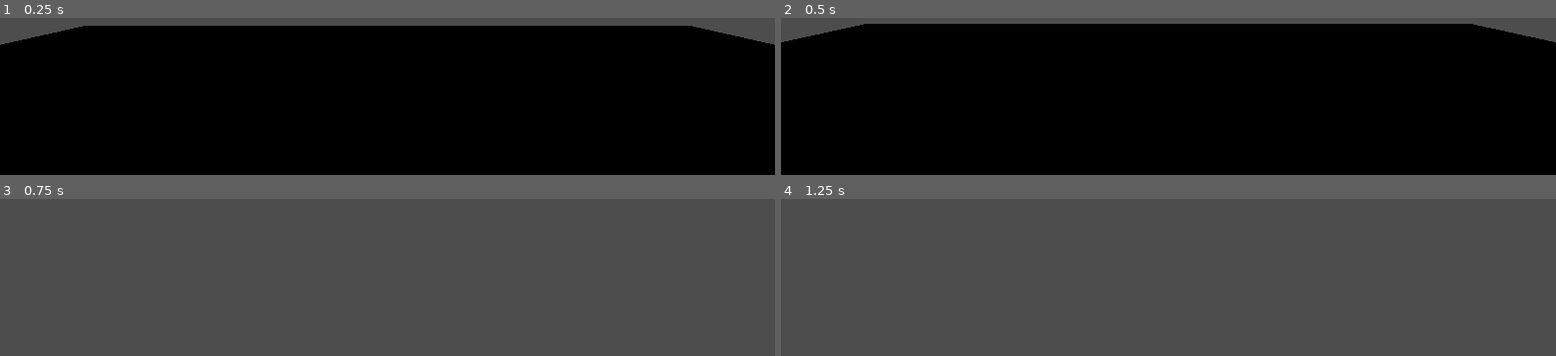
Above: before the commit, frames 1-4 (two rows, left to right).
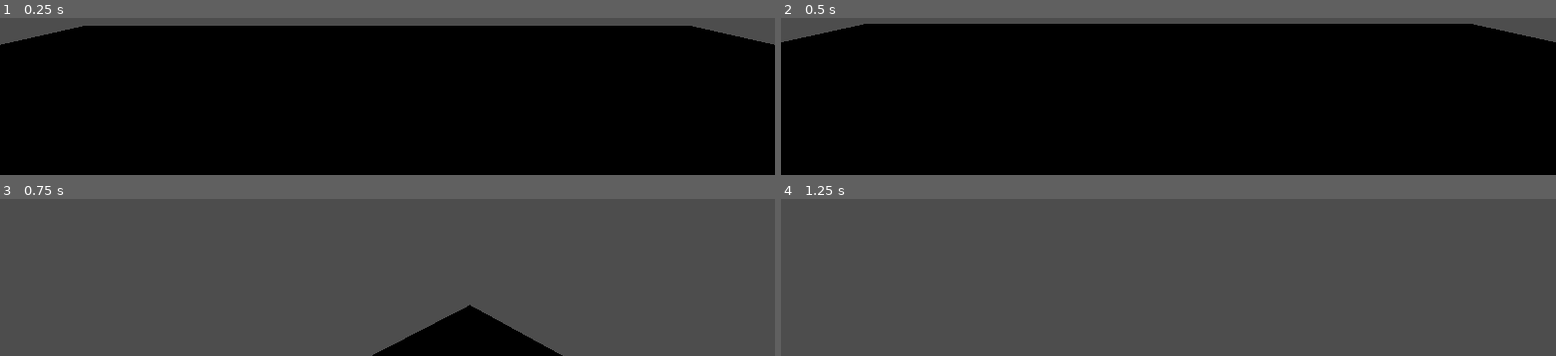
Above: after the commit, the same moments.

Repository: joshuajohncohen/Train-Game
Game: Godot game, scene res://node_3d.tscn
Two runs of this game, one before a commit and one after it. Both use one fixed random seed, a clock stepped at 60 frames per second and the inputs below.
Inputs (mouse positions are in pixels of both pictures, inside the frame that each line leads up to):
- Up to frame 1 (0.25 s): no input
- Up to frame 2 (0.5 s): no input
- Up to frame 3 (0.75 s): move the mouse to (outside the picture) at 0.52 s; hold W (move_forward) from 0.53 s (still down); tap Space (move_jump) at 0.6 s
- Up to frame 4 (1.25 s): keep holding W (move_forward); tap Space (move_jump) at 0.77, 1.07 s

Frames 1-2 are identical in both runs. In frame 3, 4.0% of the frame differs, in the area x 48-73%, y 67-100%; in frame 4, nothing differs.

Commit message:
No jump mid-air

Diff:
--- a/move_player.gd
+++ b/move_player.gd
@@ -1,7 +1,7 @@
 extends CharacterBody3D
 
-const SPEED = 20
-const JUMP_VELOCITY = 20
+const SPEED = 10
+const JUMP_VELOCITY = 10
 const SENSITIVITY = .010
 #Get the gravity from the project settings to be synced with RigidBody nodes.
 var gravity = ProjectSettings.get_setting("physics/3d/default_gravity")
@@ -23,7 +23,7 @@
 		velocity.y -= gravity * delta
 
 	# Handle jump.
-	if Input.is_action_just_pressed("move_jump"):
+	if Input.is_action_just_pressed("move_jump") and is_on_floor():
 		velocity.y = JUMP_VELOCITY
 
 	# Get the input direction and handle the movement/deceleration.
